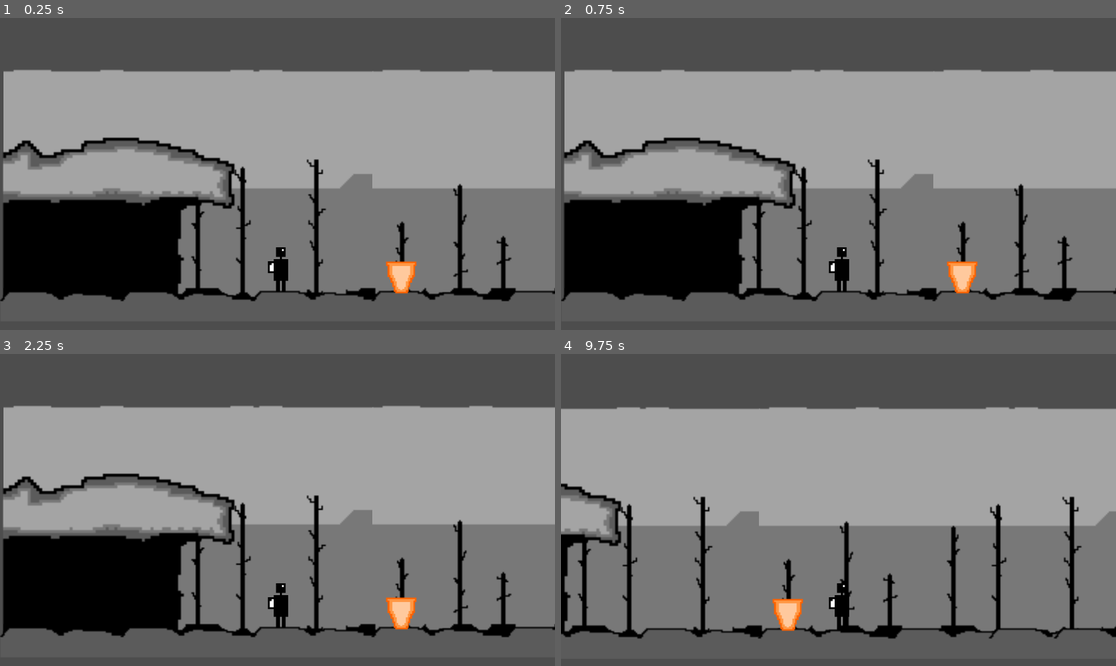
Above: before the commit, frames 1-4 (two rows, left to right).
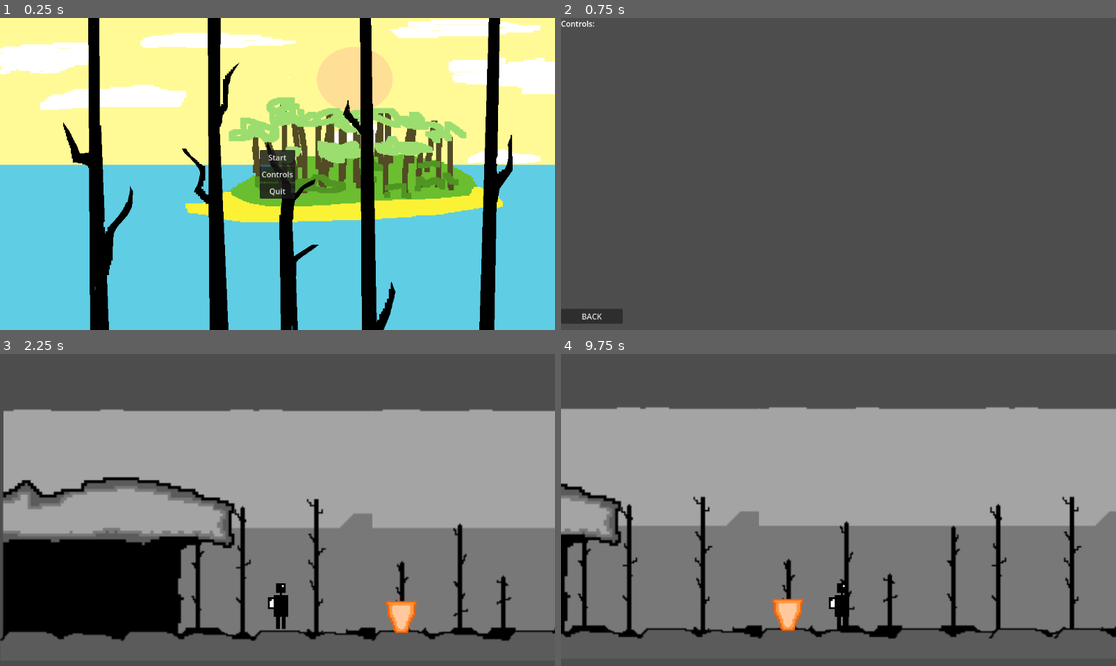
Above: after the commit, the same moments.

Repository: Phanatik/PGJ2024
Game: Godot game, scene res://scenes/MainMenu.tscn
The game is run twice, just before and just after one commit, with the same random seed, the same clock (stepped at 60 frames per second) and the same inputs. Before the commit the project starts from res://Level1.tscn.
Inputs (mouse positions are in pixels of both pictures, inside the frame that each line leads up to):
- Up to frame 1 (0.25 s): no input
- Up to frame 2 (0.75 s): click (838, 174) at 0.5 s, where only the run after the commit has a clickable "Controls"
- Up to frame 3 (2.25 s): click (33, 653) at 1.25 s, where only the run after the commit has a clickable "BACK"; click (277, 494) at 2 s, where only the run after the commit has a clickable "Start"
- Up to frame 4 (9.75 s): tap Enter at 2.75 s; hold D (move_right) 2.78-4.28 s; tap E (interact) every 0.75 s from 2.85 to 9.6 s; tap Space (ui_select) at 3.02, 3.77, 5.27, 6.02, 6.77, 8.27, 9.02 s; hold A (move_left) 4.28-5.03 s; hold D (move_right) 5.03-6.53 s; hold A (move_left) 6.53-7.28 s; hold D (move_right) 7.28-8.03 s; hold A (move_left) 8.03-9.53 s; hold D (move_right) from 9.53 s (still down)

The runs differ from the first frame. In frame 1, 98% of the frame differs, in the area x 0-100%, y 0-100%; in frame 2, 70%; in frame 3, 8.1%; in frame 4, less than 0.1%.

Commit message:
fixed menu code
fixed broken call to change scenr

Diff:
--- a/project.godot
+++ b/project.godot
@@ -11,7 +11,7 @@
 [application]
 
 config/name="Rings"
-run/main_scene="res://Level1.tscn"
+run/main_scene="res://scenes/MainMenu.tscn"
 config/features=PackedStringArray("4.2")
 config/icon="res://icon.png"
 
--- a/scripts/MainMenu.gd
+++ b/scripts/MainMenu.gd
@@ -12,7 +12,7 @@
 
 
 func _on_start_button_pressed():
-	var scene = load("res://scenes/level1.tscn")
+	var scene = load("res://level1.tscn")
 	get_tree().change_scene_to_packed(scene)
 	pass # Replace with function body.
 
@@ -24,3 +24,4 @@
 
 func _on_controls_pressed():
 	var scene = load("res://scenes/control_menu.tscn")
+	get_tree().change_scene_to_packed(scene)
--- a/scripts/control_menu.gd
+++ b/scripts/control_menu.gd
@@ -13,3 +13,4 @@
 
 func _on_back_pressed():
 	var scene = load("res://scenes/MainMenu.tscn")
+	get_tree().change_scene_to_packed(scene)
